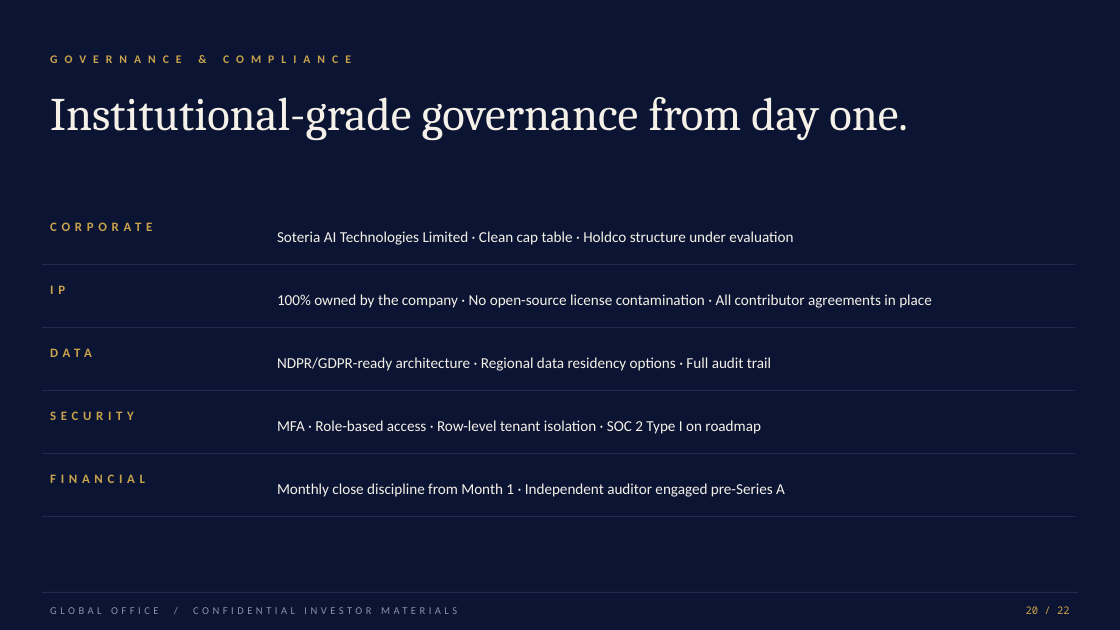
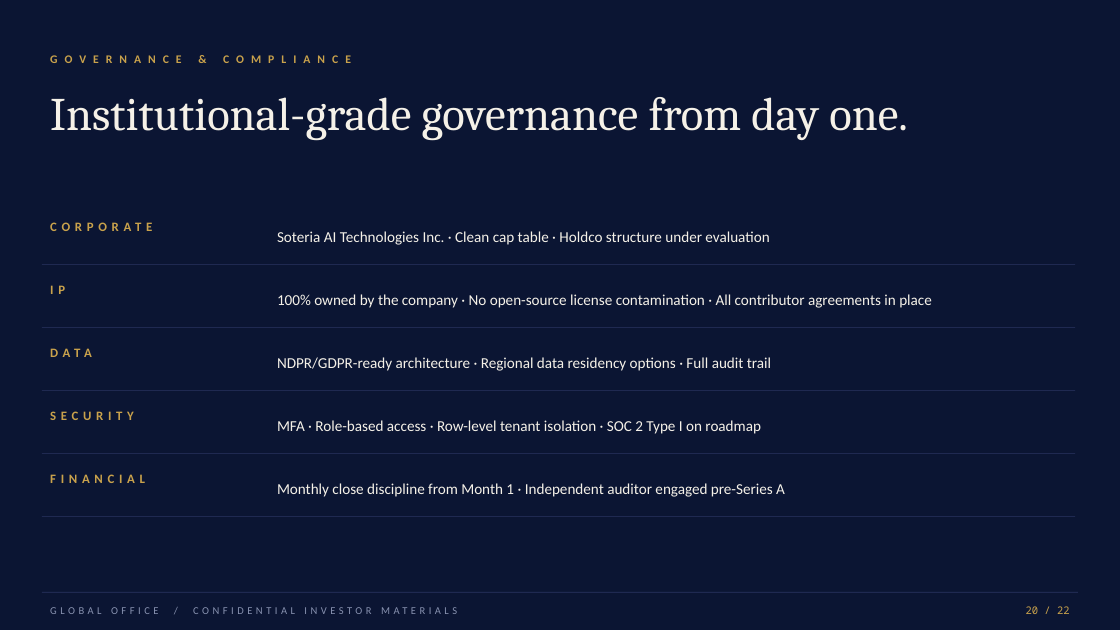
Before and after one commit to Brunny2023/intelligent-office, a slide deck: slide 27 of public/investor-pack/Global-Office-Investor-Deck.pptx. Drawn at 1120x630 pixels with LibreOffice and Linux fonts; fonts in the diff are those of the drawing. Boxes give left, top, right and bottom in pixels: in the first picture for what was removed or moved away, otherwise in the second. Text is boxed around its words. In the diff, an @@ line names an element or a change of style, - is before the commit and + after.

```diff
--- a/public/investor-pack/Global-Office-Investor-Deck.pptx
+++ b/public/investor-pack/Global-Office-Investor-Deck.pptx
@@ text at [277,231,769,245]: text changed @@
-Soteria AI Technologies Limited · Clean cap table · Holdco structure under evaluation
+Soteria AI Technologies Inc. · Clean cap table · Holdco structure under evaluation
```
Also in this commit, not shown: 2 other slides changed, 12 other files.
